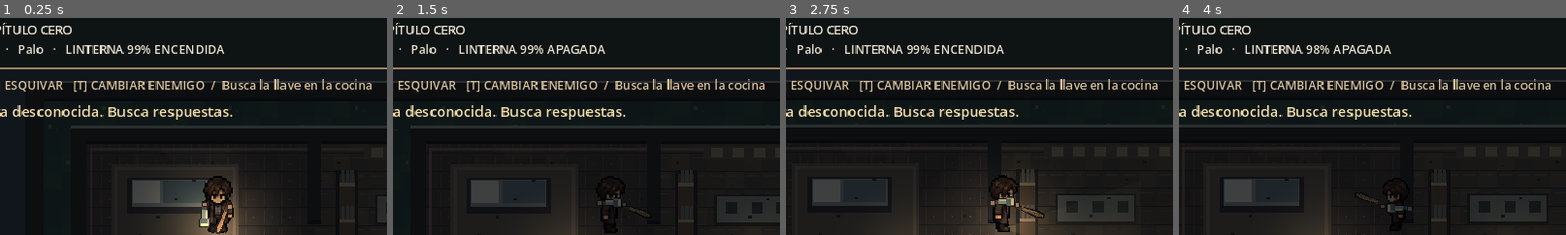
Above: before the commit, frames 1-4 (left to right).
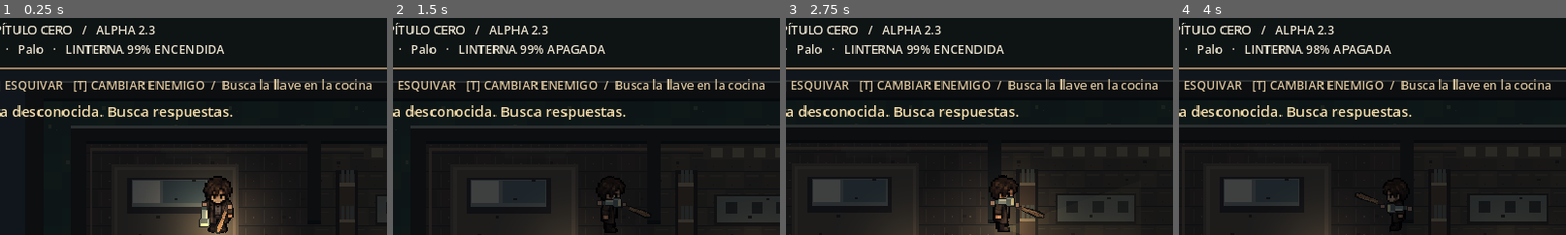
Above: after the commit, the same moments.

Repository: fernandobparada-hash/la-ultima-noche
Game: Godot game, scene res://scenes/main.tscn
Same seed, same stepped clock (60 frames per second), same inputs: the game is played once before the commit and once after it.
Inputs (mouse positions are % of the whole screen's width and height, from its top left):
- Up to frame 1 (0.25 s): no input
- Up to frame 2 (1.5 s): tap Enter at 0.5 s; move the mouse to (72, 45) at 0.52 s; hold D (move_right) 0.53-1.25 s; tap F (flashlight) at 0.6 s; click (72, 45) at 0.67 s; drag from (30, 55) to (45, 70) at 1.27 s
- Up to frame 3 (2.75 s): tap R (restart) at 2 s; move the mouse to (60, 28) at 2.02 s; hold D (move_right) from 2.03 s (still down); tap J (attack_light) at 2.1 s; tap F (flashlight) at 2.3 s
- Up to frame 4 (4 s): release D (move_right) at 2.75 s; drag from (45, 70) to (20, 35) at 2.77 s; tap R (restart) at 3.5 s; move the mouse to (80, 65) at 3.52 s; hold A (move_left) from 3.53 s (still down); hold C (crouch) from 3.53 s (still down); tap F (flashlight) at 3.8 s
The pictures show only the part of the screen within x 22-72%, y 2-51%; the shares and areas given below are measured in that part.

The runs differ from the first frame. In frame 1, 0.3% of the frame differs, in the area x 21-41%, y 3-8%; in frame 2, 0.3%; in frame 3, 0.3%; in frame 4, 0.3%.

Commit message:
Alpha 2.3 de Fernando (archivos tal cual del ZIP) + build web lun-2.3

Diff:
--- a/project.godot
+++ b/project.godot
@@ -1,7 +1,7 @@
 config_version=5
 
 [application]
-config/name="La Última Noche - Capítulo Cero - Alpha 2.2 - Sprites de los seis enemigos"
+config/name="La Última Noche - Capítulo Cero - Alpha 2.3 - Sprites de enemigos"
 run/main_scene="res://scenes/main.tscn"
 config/features=PackedStringArray("4.2", "GL Compatibility")
 
--- a/scripts/enemy.gd
+++ b/scripts/enemy.gd
@@ -83,6 +83,7 @@
 
 func _ready() -> void:
  add_to_group("night_enemies")
+ print("[Enemigos] Alpha 2.3: sprites animados cargados para: ",FOES.keys())
  collision_layer = 4
  collision_mask = 2
  var c := CollisionShape2D.new()
--- a/scripts/main.gd
+++ b/scripts/main.gd
@@ -318,7 +318,7 @@
  if game_over and Input.is_action_just_pressed("restart"):
   respawn_player()
  var status := "INACTIVO" if enemy.defeated else enemy.state
- ui.text="LA ÚLTIMA NOCHE   /   CAPÍTULO CERO\nVIDA %d   ·   ENERGÍA %d   ·   %s   ·  …(255 unchanged characters)…
+ ui.text="LA ÚLTIMA NOCHE   /   CAPÍTULO CERO   /   ALPHA 2.3\nVIDA %d   ·   ENERGÍA %d   ·   %s   ·  …(255 unchanged characters)…
  objective.text="[I] INVENTARIO   [ESPACIO] ESQUIVAR   [T] CAMBIAR ENEMIGO  /  %s" % ["Explora la calle y evita al Errante" if found_exit else ("Abre la puerta de salida" if took_key else "Busca la llave en la cocina")]
  if player.position.x>500.0 and player.position.y>355.0 and not found_exit:
   found_exit=true
Not shown, added: CAMBIOS_2_3.txt
Not shown, removed: assets/_antiguos/.gdignore
Renamed: docs/lun-2.2.apple-touch-icon.png -> docs/lun-2.3.apple-touch-icon.png
Renamed: docs/lun-2.2.icon.png -> docs/lun-2.3.icon.png
Renamed: docs/lun-2.2.png -> docs/lun-2.3.png
Not shown, changed: export_presets.cfg
Not shown, removed: referencia/.gdignore
Not shown, changed: JUGAR.md
Not shown, removed: docs/lun-2.2.pck
Not shown, added: docs/lun-2.3.audio.worklet.js
Not shown, added: docs/lun-2.3.js
Not shown, added: docs/lun-2.3.pck
(and 1 more such lines)
